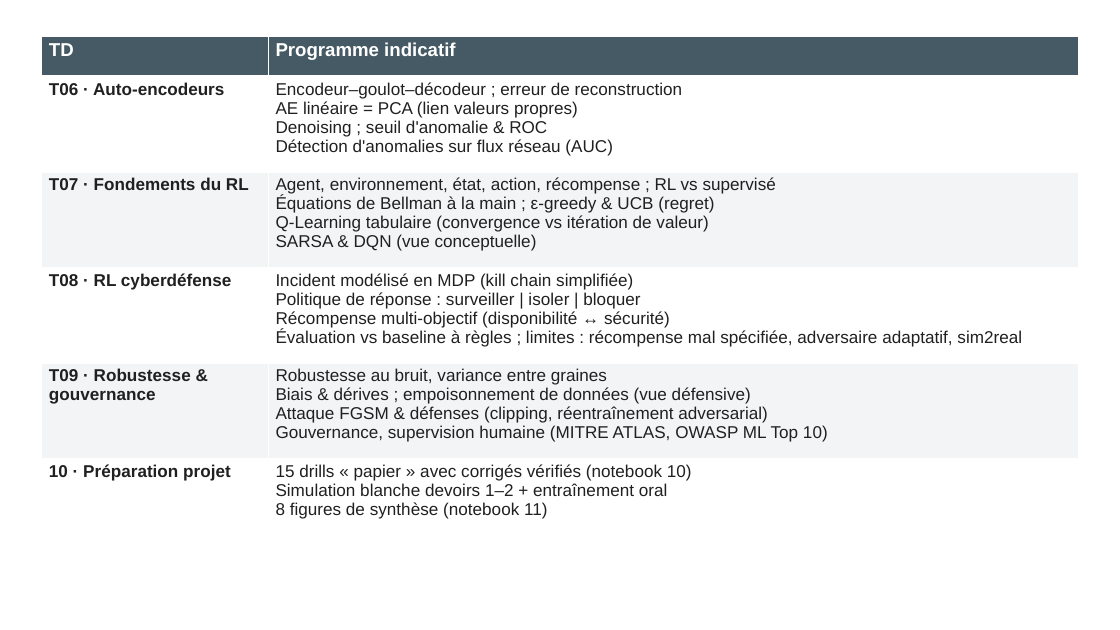
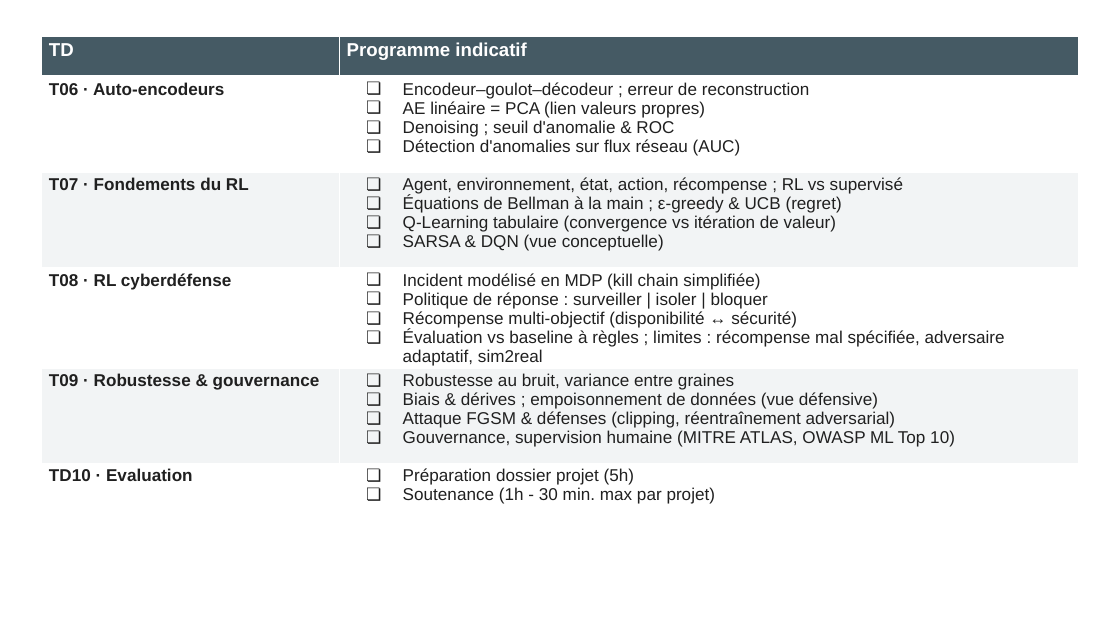
Before and after one commit to huynhdoo/EFREI_DL, a slide deck: slide 3 of slides/EFREI - DL.pptx. Drawn at 1120x630 pixels with LibreOffice and Linux fonts; fonts in the diff are those of the drawing. Boxes give left, top, right and bottom in pixels: in the first picture for what was removed or moved away, otherwise in the second. Text is boxed around its words. In the diff, an @@ line names an element or a change of style, - is before the commit and + after.

```diff
--- a/slides/EFREI - DL.pptx
+++ b/slides/EFREI - DL.pptx
@@ table at bbox=[41, 37, 1079, 508] @@
-row 6, column 1: 10 · Préparation projet
+row 6, column 1: TD10 · Evaluation
-row 6, column 2: 15 drills « papier » avec corrigés vérifiés (notebook 10) / Simulation blanche devoirs 1–2 + entraînement oral / 8 figures de synthèse (notebook 11)
+row 6, column 2: Préparation dossier projet (5h) / Soutenance (1h - 30 min. max par projet)
@@ bullet none to ❏ @@
```
Also in this commit, not shown: 2 other slides changed.
